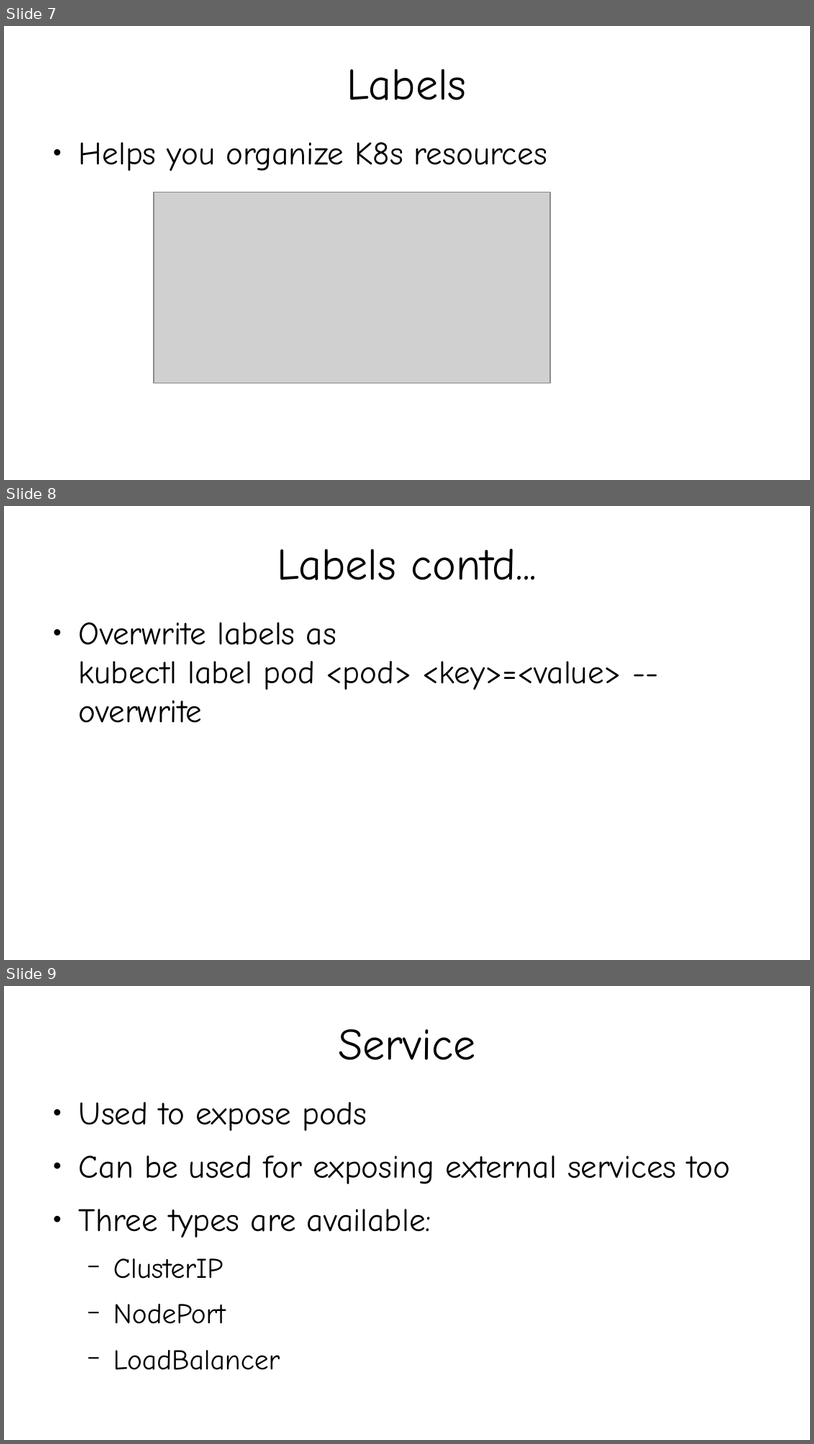
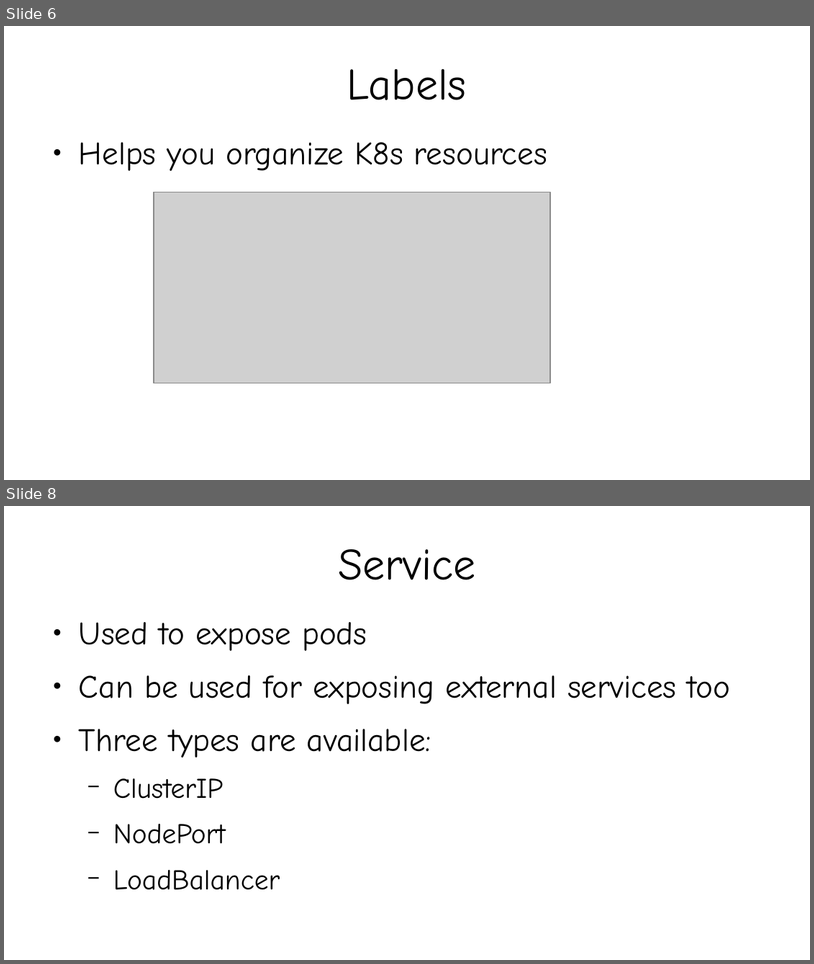
Before and after one commit to kislaykishore/microservices, a slide deck: Kubernetes.odp. Shown one above the other, each under a label of ours: slides 7, 8 and 9 before the commit, slides 6 and 8 after it; the slides between them are not shown. The pictures are 814x1444 and 814x964 pixels, drawn with LibreOffice and Linux fonts; fonts in the diff are those of the drawing; grey boxes stand for pictures. Boxes give left, top, right and bottom in pixels: in the first picture for what was removed or moved away, otherwise in the second. Text is boxed around its words. In the diff, an @@ line names an element or a change of style, - is before the commit and + after.

```diff
--- a/Kubernetes.odp
+++ b/Kubernetes.odp
@@ slide 8 removed at (4,506,810,960), background #FFFFFF @@
@@ title removed at (277,548,537,580) @@
-Labels contd...
@@ text removed at (79,622,622,723) @@
-● Overwrite labels as
-  kubectl label pod <pod> <key>=<value> --overwrite
@@ what was slide 7 is now slide 6 @@
@@ what was slide 9 is now slide 8 @@
```
Also in this commit, not shown: 2 other slides removed, 1 other file.
